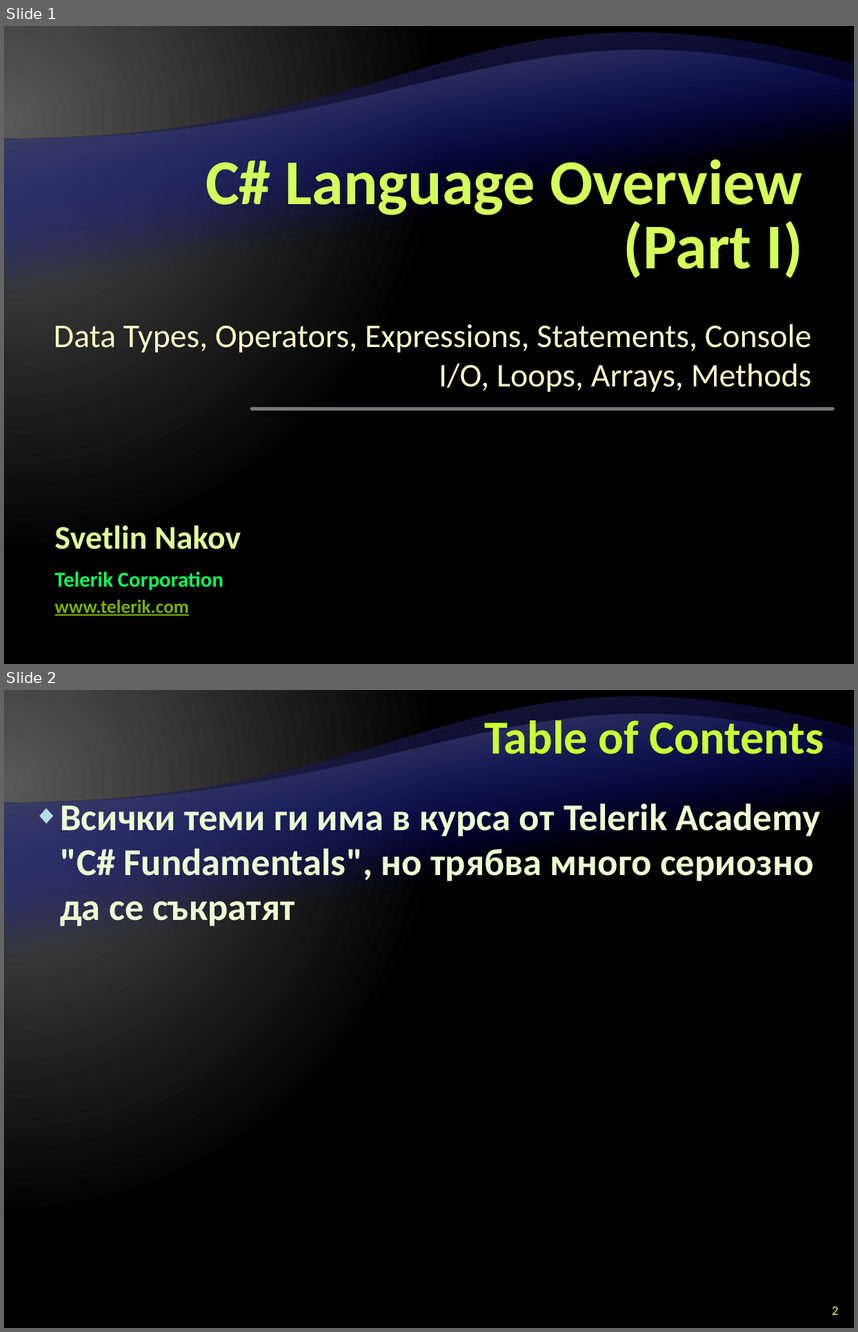
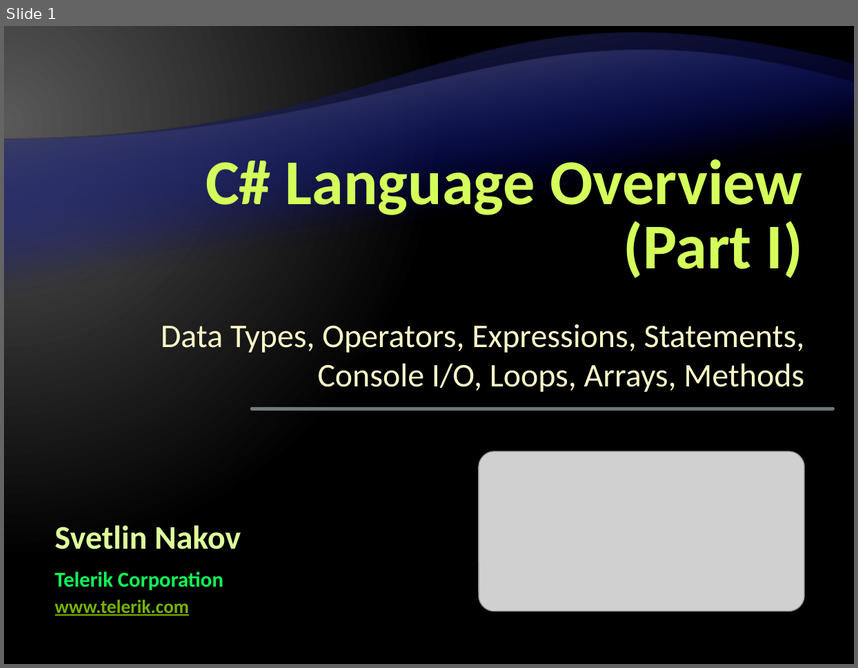
Before and after one commit to Graveheart/aspnetcourse, a slide deck: lectures/2. C# Language Overview - Part I.pptx. Shown one above the other, each under a label of ours: slides 1 and 2 before the commit, slide 1 after it. The pictures are 858x1332 and 858x668 pixels, drawn with LibreOffice and Linux fonts; fonts in the diff are those of the drawing; grey boxes stand for pictures; background and template pictures are left out. Boxes give left, top, right and bottom in pixels: in the first picture for what was removed or moved away, otherwise in the second. Text is boxed around its words. In the diff, an @@ line names an element or a change of style, - is before the commit and + after.

```diff
--- a/lectures/2. C# Language Overview - Part I.pptx
+++ b/lectures/2. C# Language Overview - Part I.pptx
@@ slide 2 removed at [4,690,854,1328], background gradient #595959 to #000000; not listed: 2 template elements that a slide beside it also shows @@
@@ title removed at [484,714,824,754] @@
-Table of Contents
@@ text removed at [60,800,820,926] @@
-◆ Всички теми ги има в курса от Telerik Academy "C# Fundamentals", но трябва много сериозно да се съкратят
@@ page number removed at [832,1306,839,1314] @@
-2
@@ slide 1 changed as well @@
@@ subtitle "Data Types, Operators, Expressions, Statements, ..." rewrapped from [54,323,812,392] to [161,324,805,392] @@
@@ picture added at [479,450,804,610] @@
```
Also in this commit, not shown: 1 other slide changed, 105 slides added.
